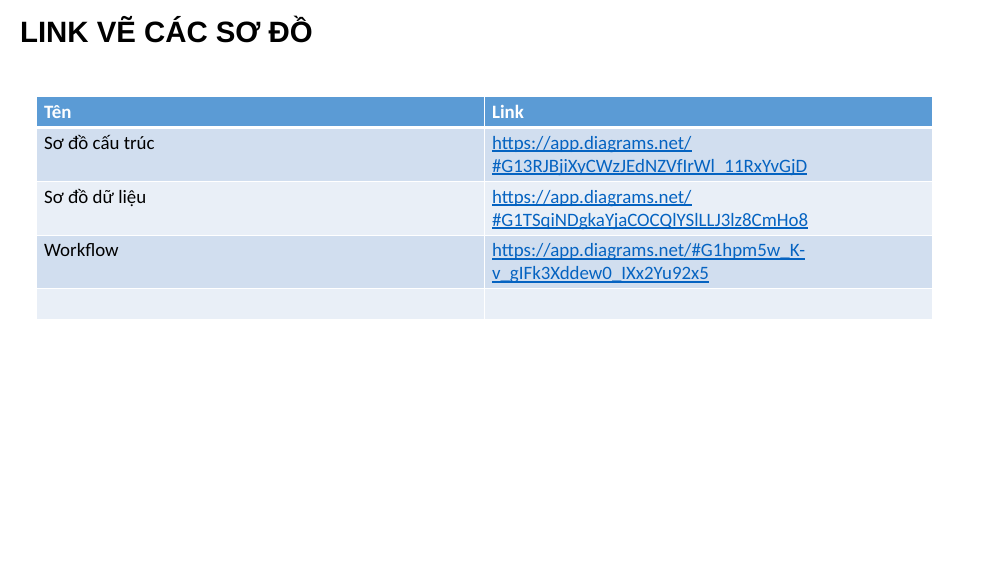
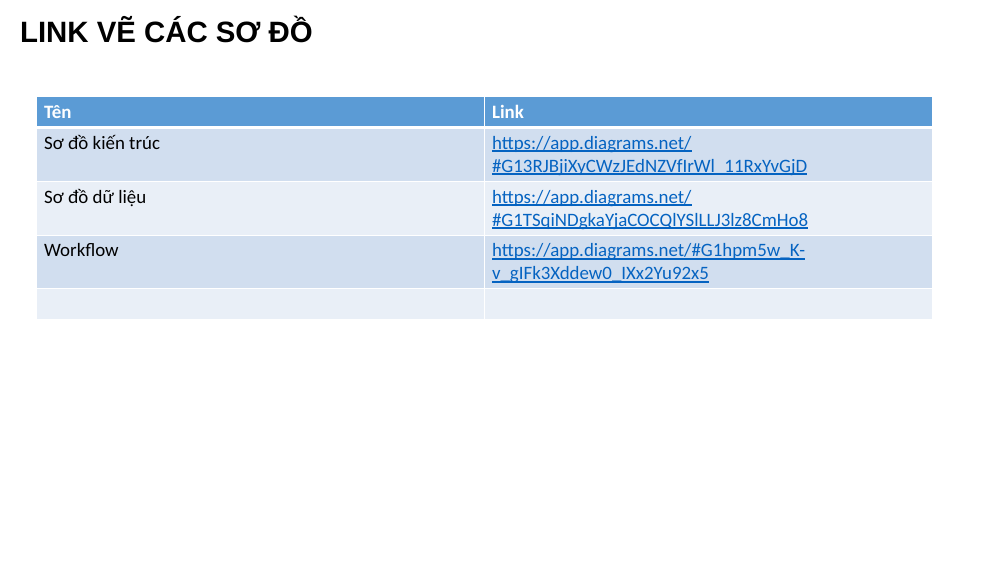
Before and after one commit to KyAnhNguyen/2022_T4_Nhom13, a slide deck: slide 3 of datawarehouse.pptx. Drawn at 1008x567 pixels with LibreOffice and Linux fonts; fonts in the diff are those of the drawing. Boxes give left, top, right and bottom in pixels: in the first picture for what was removed or moved away, otherwise in the second. Text is boxed around its words. In the diff, an @@ line names an element or a change of style, - is before the commit and + after.

```diff
--- a/datawarehouse.pptx
+++ b/datawarehouse.pptx
@@ table at (36, 97, 932, 317) @@
-row 2, column 1: Sơ đồ cấu trúc
+row 2, column 1: Sơ đồ kiến trúc
```
Also in this commit, not shown: 3 other slides changed, 2 slides added, 1 other file.
